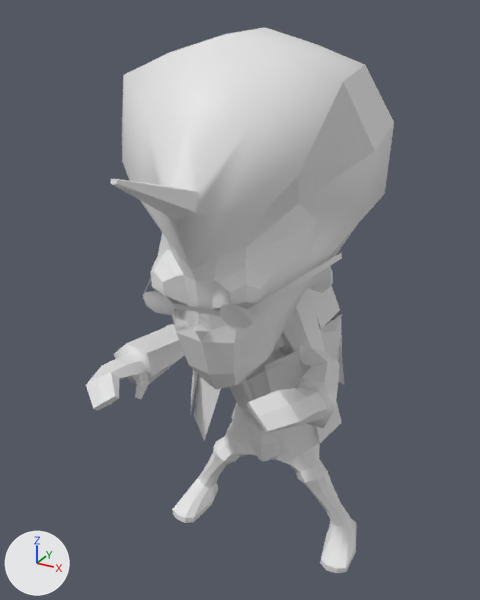
Two versions of the OBJ model Juego/assets/models/GuardianUnicornio/GuardianUnicornio_000118.obj, one commit apart.
The view is the same before and after, from a camera (50 mm lens) standing at (9.33, -18.78, 18.63) and looking at (0.46, -2.66, 10.57). Arrows for +X, +Y and +Z are at lower left; the lights stay in place. Materials are left out; every surface is plain grey. Where no turn or scale is listed for an object, it has been applied to the vertices. Vertices at the same position are counted once.
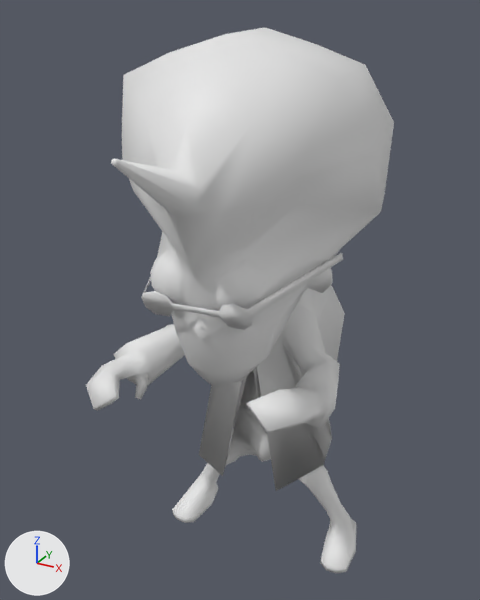
Where the change shows, as pixel boxes (x1, y1, x2, y2) in the pictures (480 x 600 px; the box of a moved part takes in the faces that stretch with it):
part 1 of me_pplane8, deleted
    before: (190, 313, 345, 460)
part 2 of me_pplane8, built on
    before: (143, 123, 394, 431)
    after: (142, 123, 394, 491)
part 3 of me_pplane8, moved or reshaped
    before: (111, 112, 256, 271)
    after: (111, 112, 256, 269)

What changed in the scene script:
```text
Change me_pplane8:
    used by ob_pplane8; location = (0.0, 0.0, 0.0)
    verts and faces of me_pplane8; kept vertices keep their numbers, new ones are numbered from 657
    before: 327 (1.5, -9.2, 15.7) at pixel (117, 183), 328 (1.5, -9.2, 15.7) at pixel (117, 179), 329 (1.4, -9.2, 15.7) at pixel (113, 178), 330 (1.4, -9.2, 15.6) at pixel (113, 185), 332 (1.6, -6.7, 14.5) at pixel (195, 212)
    before: 334 (1.5, -6.5, 14.9) at pixel (198, 192), 335 (1.1, -6.7, 15.0) at pixel (179, 187), 638 (1.3, -9.2, 15.7) at pixel (110, 183), 639 (1.3, -9.2, 15.7) at pixel (111, 179), 640 (0.7, -6.8, 14.5)
    before: 641 (0.7, -6.6, 14.9)
    remove me_pplane8.from_pydata(...)  # 657 vertices, 560 faces; spans x -3.0..4.3, y -9.2..2.0, z 0.2..18.2
    add me_pplane8.from_pydata(...)  # 627 vertices, 612 faces; spans x -3.0..4.3, y -9.2..2.7, z 0.2..18.2
    me_pplane8 part 1: 7 loose pieces with 28 vertices, spanning x -1.9..3.3, y -3.3..2.0, z 5.4..9.5, are deleted
    me_pplane8 part 2
    81 vertices are removed from x -2.3..3.3, y -6.2..1.7, z 5.4..13.0
    63 faces are deleted
    3 vertices in x 0.5..1.1, y -2.9..-2.6, z 9.3..9.8 move by (-0.1, 0.1, 0.1)
    3 vertices in x 0.5..0.9, y -5.0..-3.0, z 9.1..9.7 move by (-0.1, 0.1, 0.0)
    3 vertices in x 0.3..1.1, y -3.9..-2.7, z 9.2..10.1 move by (-0.1, 0.0, 0.0)
    12 vertices move from x -2.3..3.6, y -5.1..-1.5, z 6.1..13.6 to x -3.0..4.3, y -5.1..-1.6, z 6.1..13.6
    79 vertices are added at x -2.8..3.8, y -6.4..2.7, z 3.6..13.4
    122 new faces join them
    me_pplane8 part 3
    add for i in [332, 334, 641]: verts[i] += (0.0, 0.0, 0.1)
    add verts[327] = (1.4, -9.1, 16.0)  # moved, pixel (117, 164)
    add verts[328] = (1.4, -9.1, 16.1)  # moved, pixel (118, 160)
    add verts[329] = (1.4, -9.1, 16.1)  # moved, pixel (114, 158)
    add verts[639] = (1.3, -9.1, 16.1)  # moved, pixel (111, 159)
    add verts[330] = (1.4, -9.2, 16.0)  # moved, pixel (113, 165)
    add verts[335] = (1.1, -6.6, 15.3)  # moved, pixel (179, 171)
    add verts[638] = (1.3, -9.1, 16.0)  # moved, pixel (111, 163)
    add verts[640] = (0.7, -6.8, 14.5)  # moved, pixel (162, 205)
    me_pplane8 part 4: the surface is now shaded smooth
```
